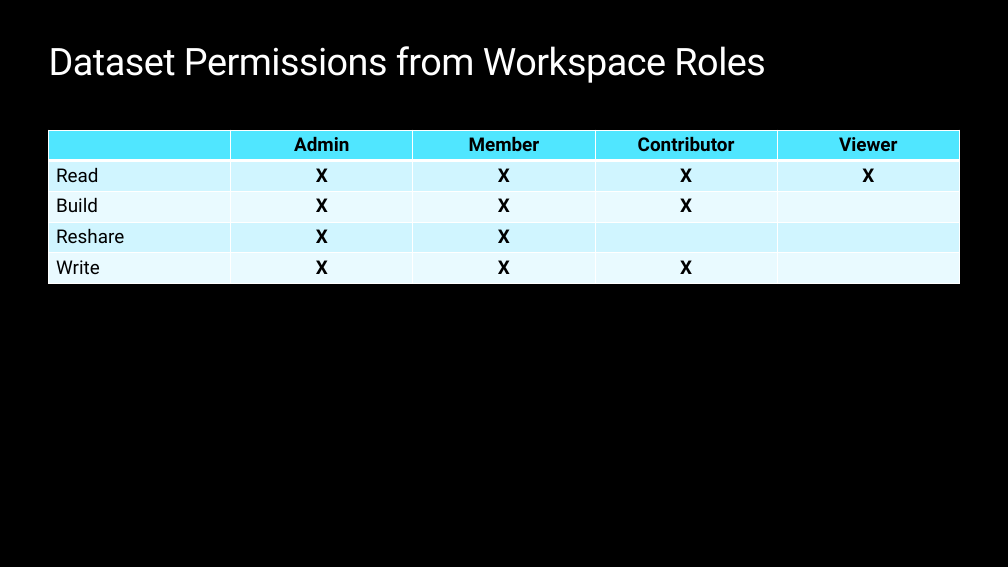
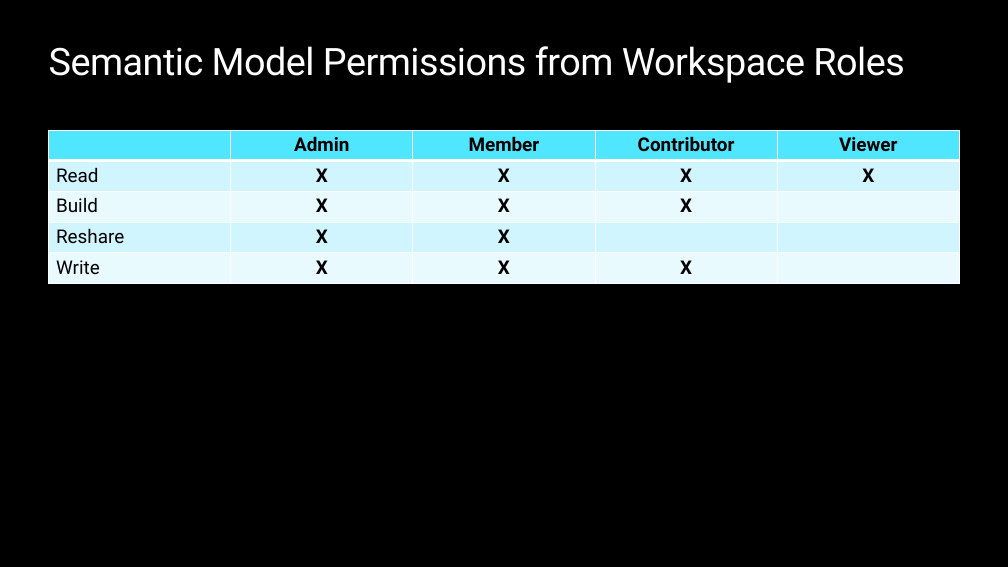
Before and after one commit to opsgility/fabric, a slide deck: slide 17 of slides/Dantoni-Opsgility-MSFabric-Module11.pptx. Drawn at 1008x567 pixels with LibreOffice and Linux fonts; fonts in the diff are those of the drawing; background and template pictures are left out. Boxes give left, top, right and bottom in pixels: in the first picture for what was removed or moved away, otherwise in the second. Text is boxed around its words. In the diff, an @@ line names an element or a change of style, - is before the commit and + after.

```diff
--- a/slides/Dantoni-Opsgility-MSFabric-Module11.pptx
+++ b/slides/Dantoni-Opsgility-MSFabric-Module11.pptx
@@ title at (x1=49, y1=46, x2=904, y2=83): text changed @@
-Dataset Permissions from Workspace Roles
+Semantic Model Permissions from Workspace Roles
```
Also in this commit, not shown: 14 other slides changed, 8 other files.
